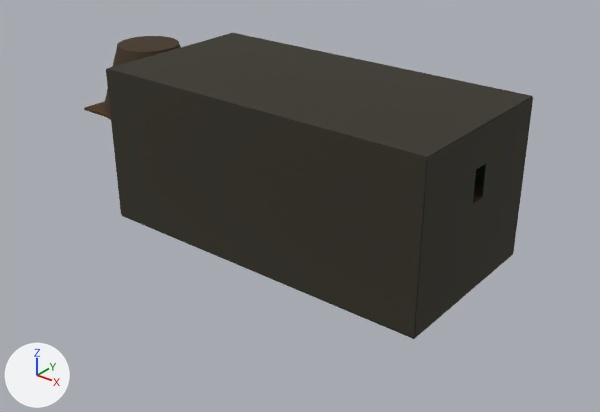
Two versions of the OBJ model src/client/models/swamp_room.obj, one commit apart.
Both versions are drawn from a camera (50 mm lens) standing at (152.2, -130.8, 67.1) and looking at (48.0, -0.5, -13.6). The axes (+X, +Y, +Z) are drawn at lower left. The lights are the same throughout. Objects named as collision shapes, trigger or cutter boxes, shadow casters or lower levels of detail are left out. Where no turn or scale is listed for an object, it has been applied to the vertices. Vertices at the same position are counted once.

Objects in the first picture: 'swamp_room'.
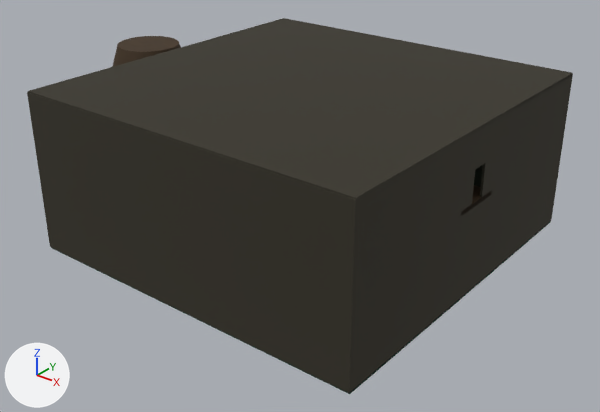
Pixel boxes [x1, y1, x2, y2] of what changed, in the pictures (600 x 412 px; the box of a moved part takes in the faces that stretch with it):
'swamp_room', reshaped (22% wider, 23% taller): before [84, 33, 533, 339]; after [27, 18, 573, 394]
part 1 of me_swamp_room, added (black): after [28, 18, 573, 201]
part 2 of me_swamp_room, moved or reshaped: before [106, 70, 427, 338]; after [28, 93, 356, 393]
part 3 of me_swamp_room, rebuilt (28% wider, 39% taller): before [122, 215, 512, 339]; after [51, 221, 551, 394]
part 4 of me_swamp_room, moved or reshaped: before [106, 69, 533, 338]; after [27, 75, 572, 392]

Edits to the bpy script that builds the scene:
```text
Change me_swamp_room:
    used by ob_swamp_room; location = (0.0, 0.0, 0.0)
    remove me_swamp_room.from_pydata(...)  # 494 vertices, 460 faces; spans x -10.1..90.2, y -20.2..20.2, z -20.4..15.3
    add me_swamp_room.from_pydata(...)  # 471 vertices, 440 faces; spans x -10.1..90.0, y -40.2..40.2, z -20.4..15.3
    me_swamp_room part 1: a new loose piece, a box spanning x 10.01..90.01, y -40.0..40.0, z 14.7..15.3, in mat_mat_swamp_wall (picture img_tex_swamp_wall_png)
    me_swamp_room part 2: the loose piece of 12 vertices spanning x 10.0..90.0, y -20.2..-20.0, z -20.0..15.0 is moved by (0.0, -20.0, 0.0), in mat_mat_swamp_wall (picture img_tex_swamp_wall_png)
    me_swamp_room part 3: the loose piece of 8 vertices spanning x 10.0..90.0, y -20.0..20.0, z -20.4..-18.4 is rebuilt with 8 vertices and now spans x 10.0..90.0, y -40.0..40.0, z -20.4..-18.4
    me_swamp_room part 4
    25 vertices are removed from x 10.0..90.2, y -20.0..20.2, z -20.0..15.0
    27 faces are deleted
    8 vertices in x 9.6..10.1, y -20.0, z -20.0..15.0 move by (0.0, -20.0, 0.0)
    8 vertices in x 9.6..10.1, y 20.0, z -20.0..15.0 move by (0.0, 20.0, 0.0)
    13 vertices are added at x 10.0..90.0, y -40.0..2.0, z -20.0..15.0
    9 new vertices lie (0.0, 80.0, 0.0) away from vertices in x 10.0..90.0, y -40.0, z -20.0..15.0
    18 new faces join them, mat_mat_swamp_wall (picture img_tex_swamp_wall_png)
    4 new faces join them, mat_mat_swamp_water (picture img_tex_swamp_water_png)
    remove me_swamp_room.materials.append(mat_mat_swamp_top_water)  # picture img_tex_swamp_water_png
```
